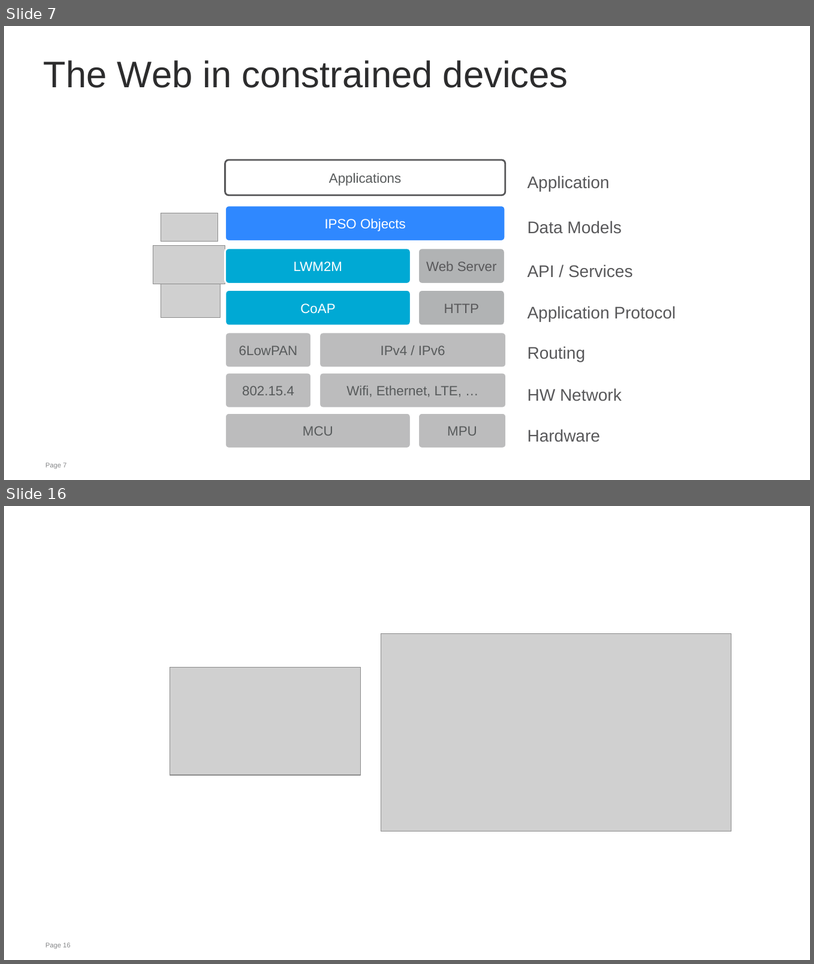
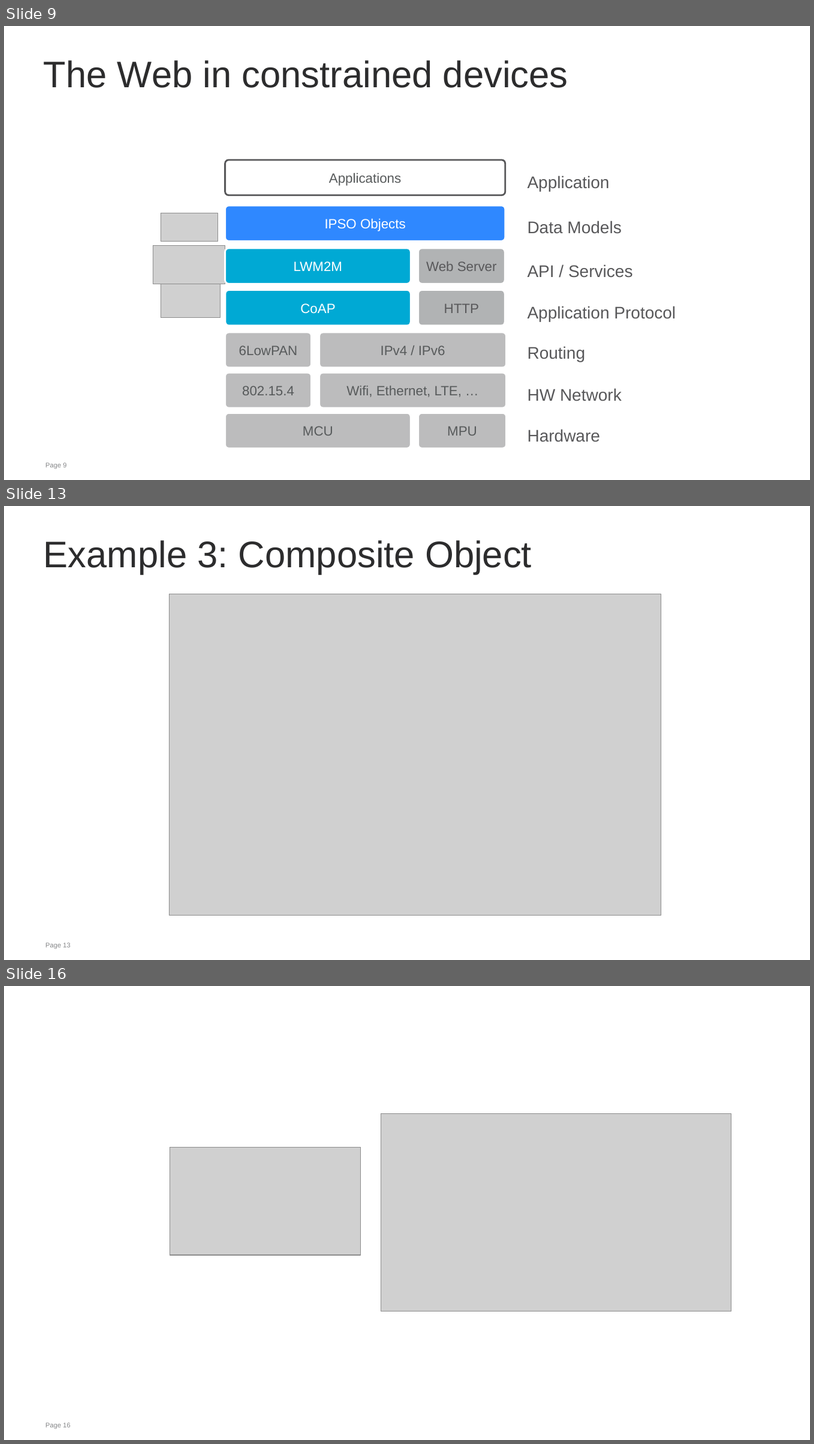
Before and after one commit to jaimejim/iot-playground, a slide deck: Documentation/IPSO_Intro_W3C.pptx. Shown one above the other, each under a label of ours: slides 7 and 16 before the commit, slides 9, 13 and 16 after it; the slides between them are not shown. The pictures are 814x964 and 814x1444 pixels, drawn with LibreOffice and Linux fonts; fonts in the diff are those of the drawing; grey boxes stand for pictures; background and template pictures are left out. Boxes give left, top, right and bottom in pixels: in the first picture for what was removed or moved away, otherwise in the second. Text is boxed around its words. In the diff, an @@ line names an element or a change of style, - is before the commit and + after.

```diff
--- a/Documentation/IPSO_Intro_W3C.pptx
+++ b/Documentation/IPSO_Intro_W3C.pptx
@@ slide 13 added at bbox=[4, 506, 810, 960], background #FFFFFF; not listed: 1 template element that a slide beside it also shows @@
@@ title added at bbox=[44, 540, 532, 574], 44 pt, text #2C2C2D @@
+Example 3: Composite Object
@@ picture added at bbox=[169, 594, 661, 915] @@
@@ what was slide 7 is now slide 9 @@
@@ page number at bbox=[45, 462, 66, 468]: text changed @@
-Page 7
+Page 9
```
Also in this commit, not shown: 4 slides changed, 3 other slides added, 4 slides removed.
